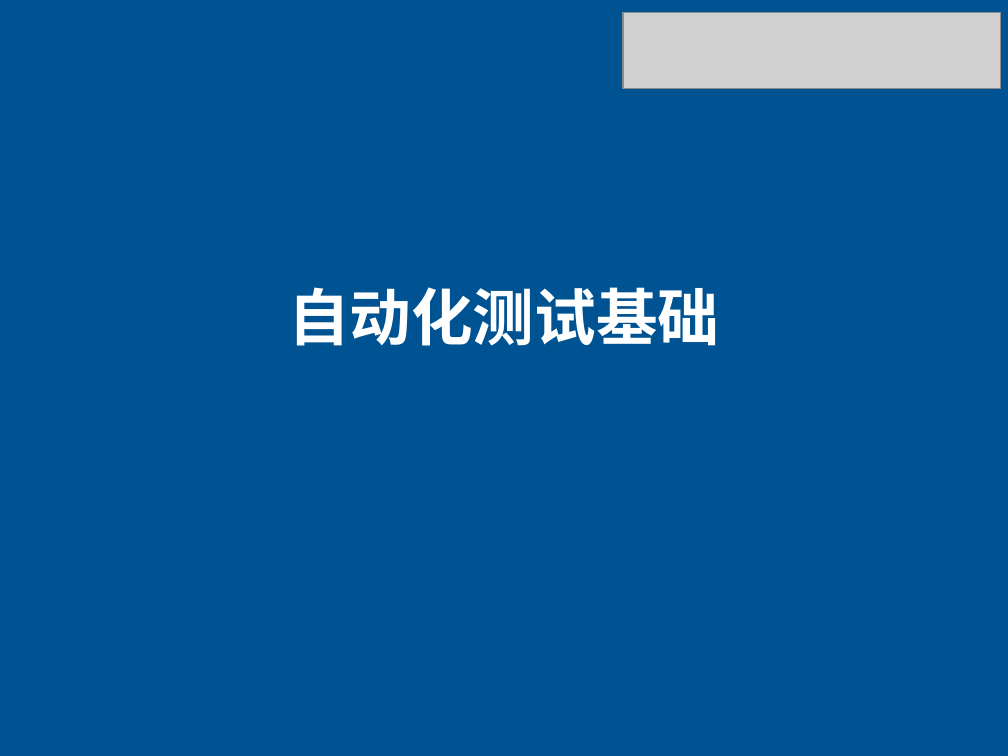
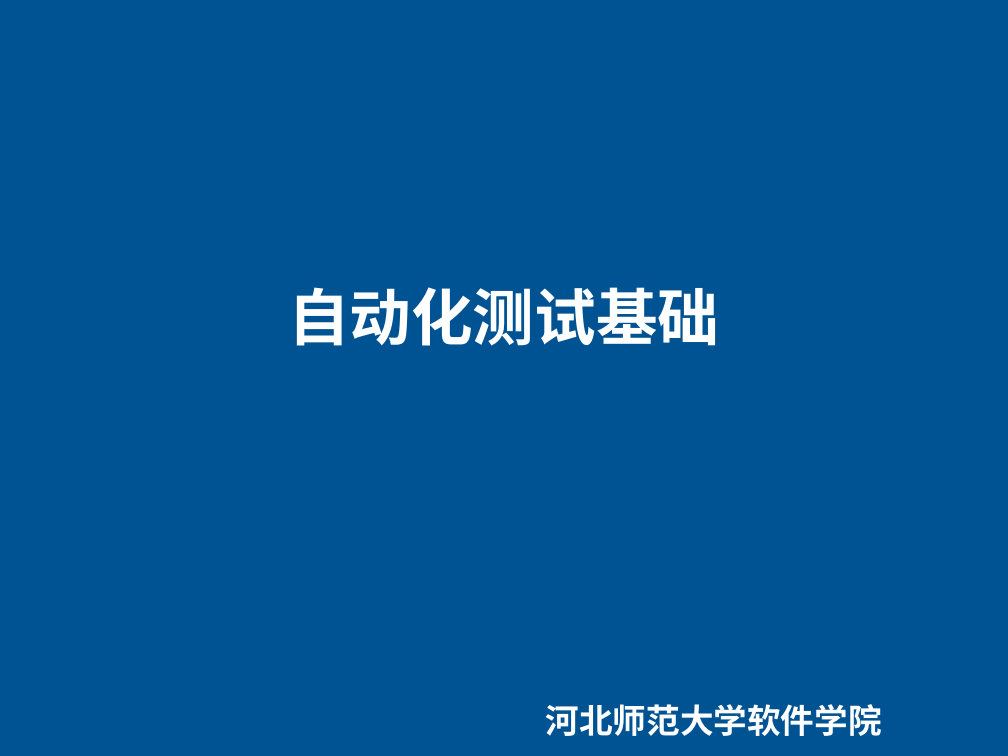
Before and after one commit to edu2act/course-uft, a slide deck: slide 1 of PPT/01 Base of Autotest.pptx. Drawn at 1008x756 pixels with LibreOffice and Linux fonts; fonts in the diff are those of the drawing; grey boxes stand for pictures. Boxes give left, top, right and bottom in pixels: in the first picture for what was removed or moved away, otherwise in the second. Text is boxed around its words. In the diff, an @@ line names an element or a change of style, - is before the commit and + after.

```diff
--- a/PPT/01 Base of Autotest.pptx
+++ b/PPT/01 Base of Autotest.pptx
@@ picture removed at <box>623,13,1001,89</box> @@
@@ text added at <box>546,704,882,736</box>, 24 pt, text #FFFFFF, bold @@
+河北师范大学软件学院
```
Also in this commit, not shown: 5 other files.
